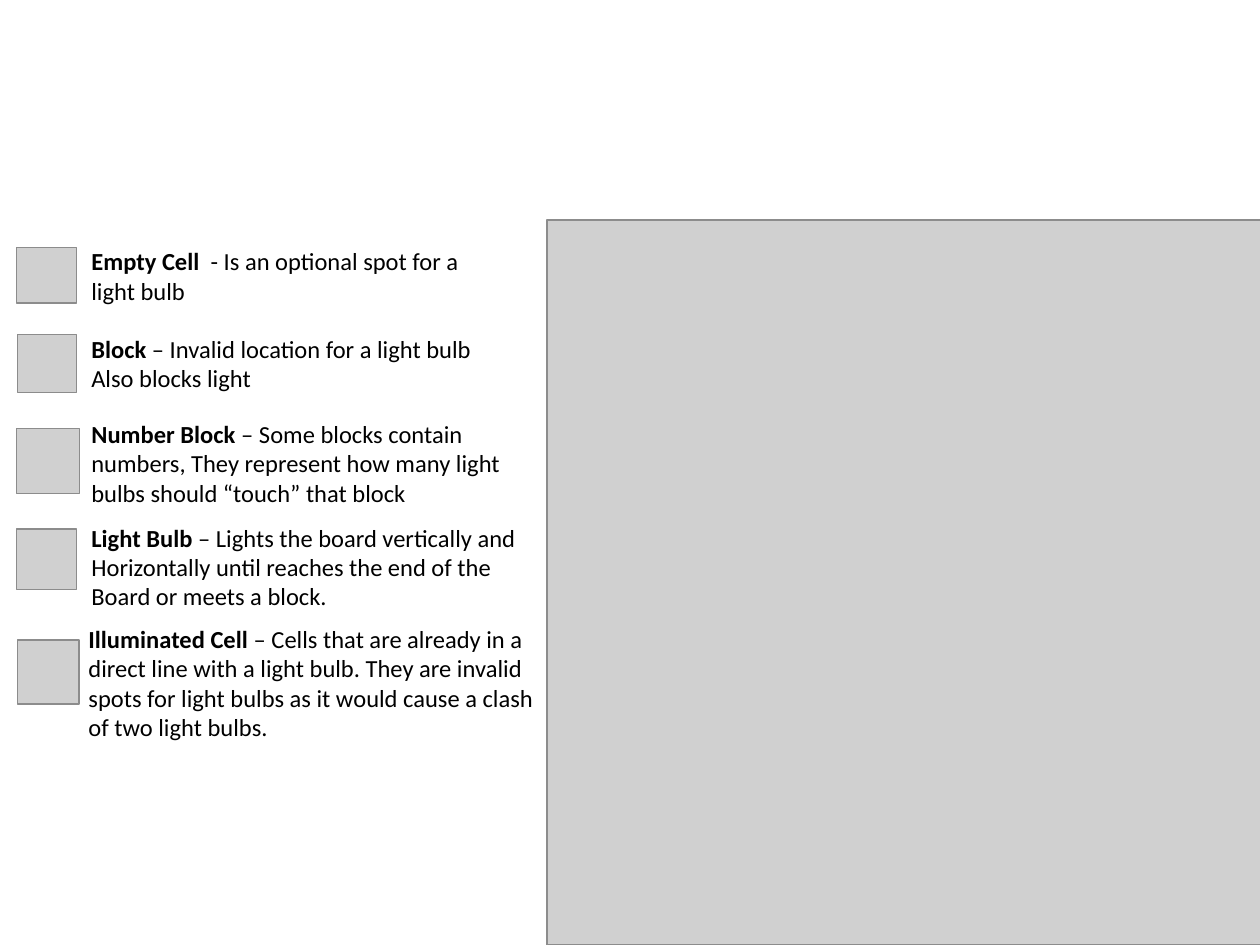
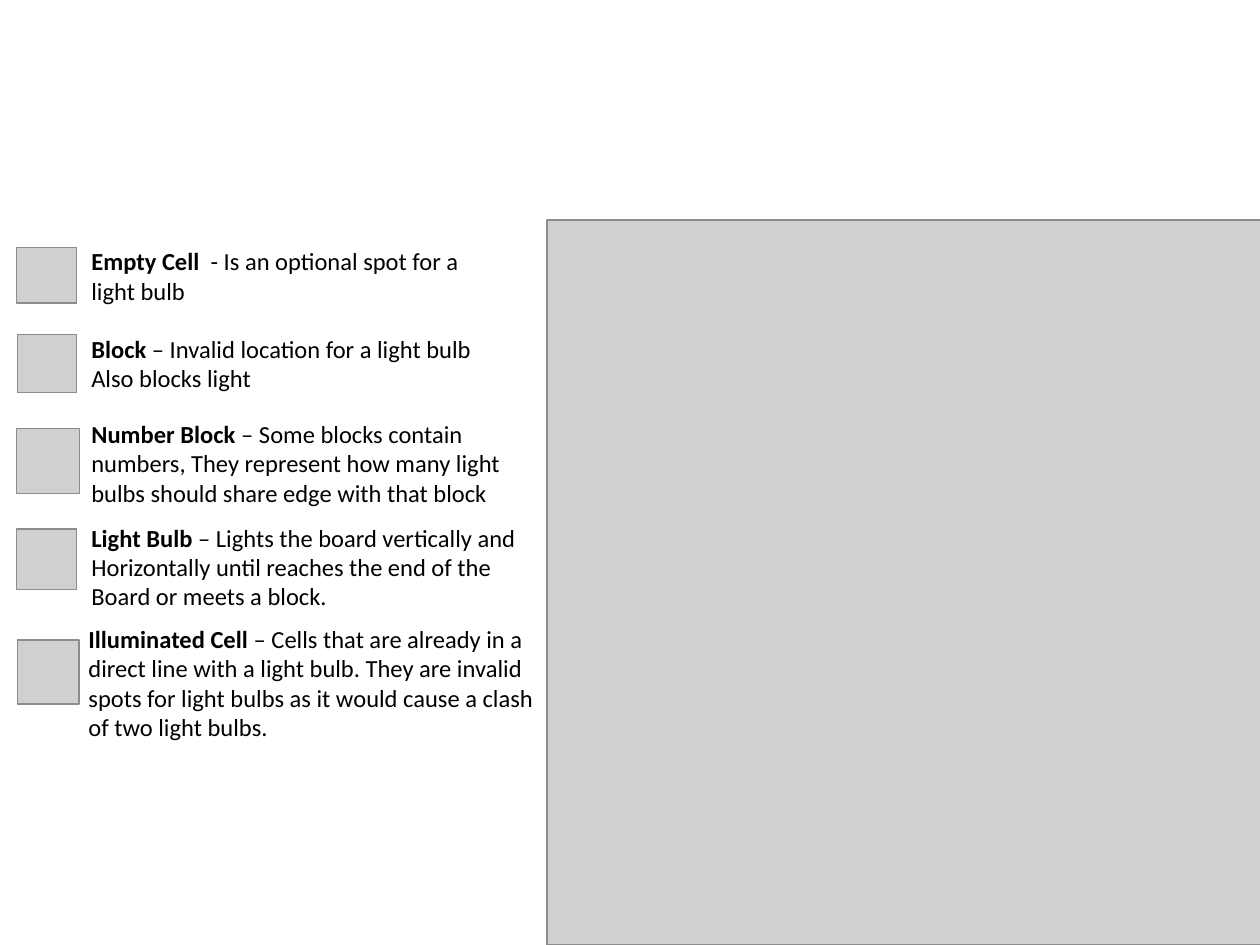
Before and after one commit to LironAvr/EvolutionaryLightsUp, a slide deck: slide 2 of presentation.pptx. Drawn at 1260x945 pixels with LibreOffice and Linux fonts; fonts in the diff are those of the drawing; grey boxes stand for pictures; background and template pictures are left out. Boxes give left, top, right and bottom in pixels: in the first picture for what was removed or moved away, otherwise in the second. Text is boxed around its words. In the diff, an @@ line names an element or a change of style, - is before the commit and + after.

Commit message:
fa

```diff
--- a/presentation.pptx
+++ b/presentation.pptx
@@ text at box(91, 425, 500, 507): text changed @@
-Number Block – Some blocks contain numbers, They represent how many light bulbs should “touch” that block
+Number Block – Some blocks contain numbers, They represent how many light bulbs should share edge with that block
```
Also in this commit, not shown: 1 other slide changed.
